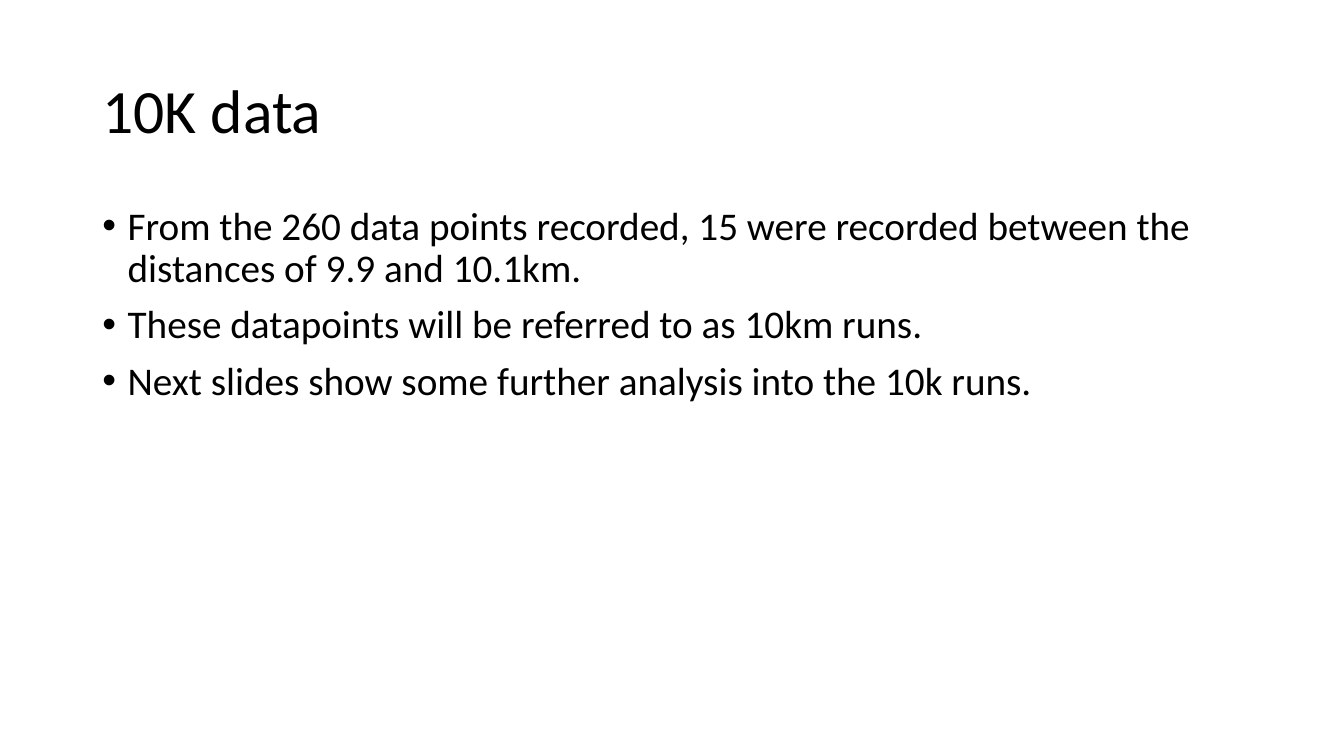
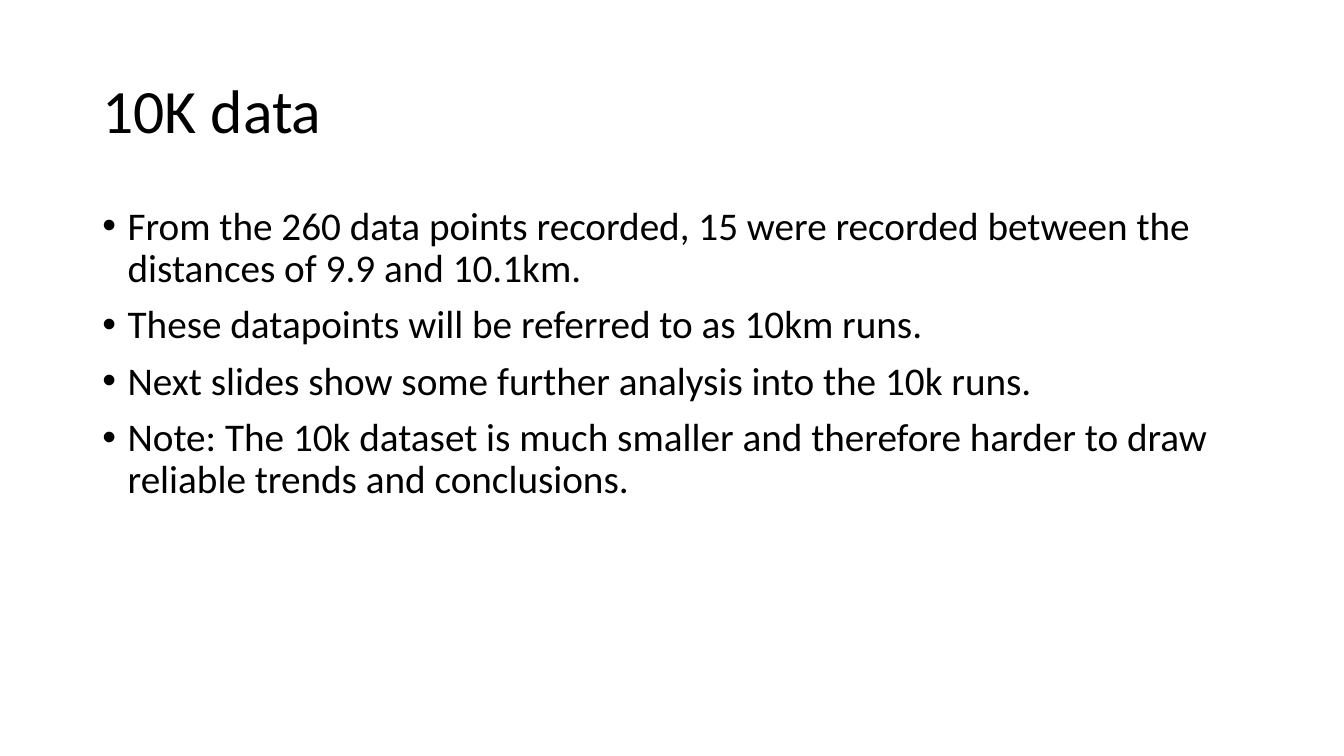
Before and after one commit to EdwinB12/Running, a slide deck: slide 26 of Data_Summary.pptx (slide 25 before the commit). Drawn at 1344x756 pixels with LibreOffice and Linux fonts; fonts in the diff are those of the drawing. Boxes give left, top, right and bottom in pixels: in the first picture for what was removed or moved away, otherwise in the second. Text is boxed around its words. In the diff, an @@ line names an element or a change of style, - is before the commit and + after.

Commit message:
Finish Data Summary Presentation - First Draft
Completed first draft of Data Summary Presentation

```diff
--- a/Data_Summary.pptx
+++ b/Data_Summary.pptx
@@ text at (x1=128, y1=423, x2=1207, y2=494): paragraph added @@
+• Note: The 10k dataset is much smaller and therefore harder to draw reliable trends and conclusions.
```
Also in this commit, not shown: 5 other slides changed, 13 slides added, 1 slide removed, 4 other files.
